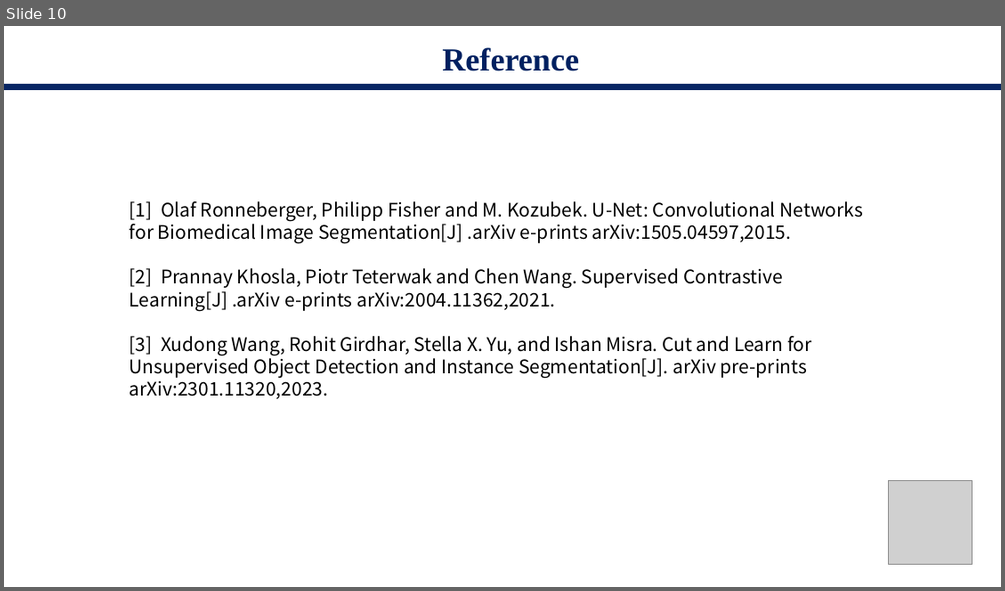
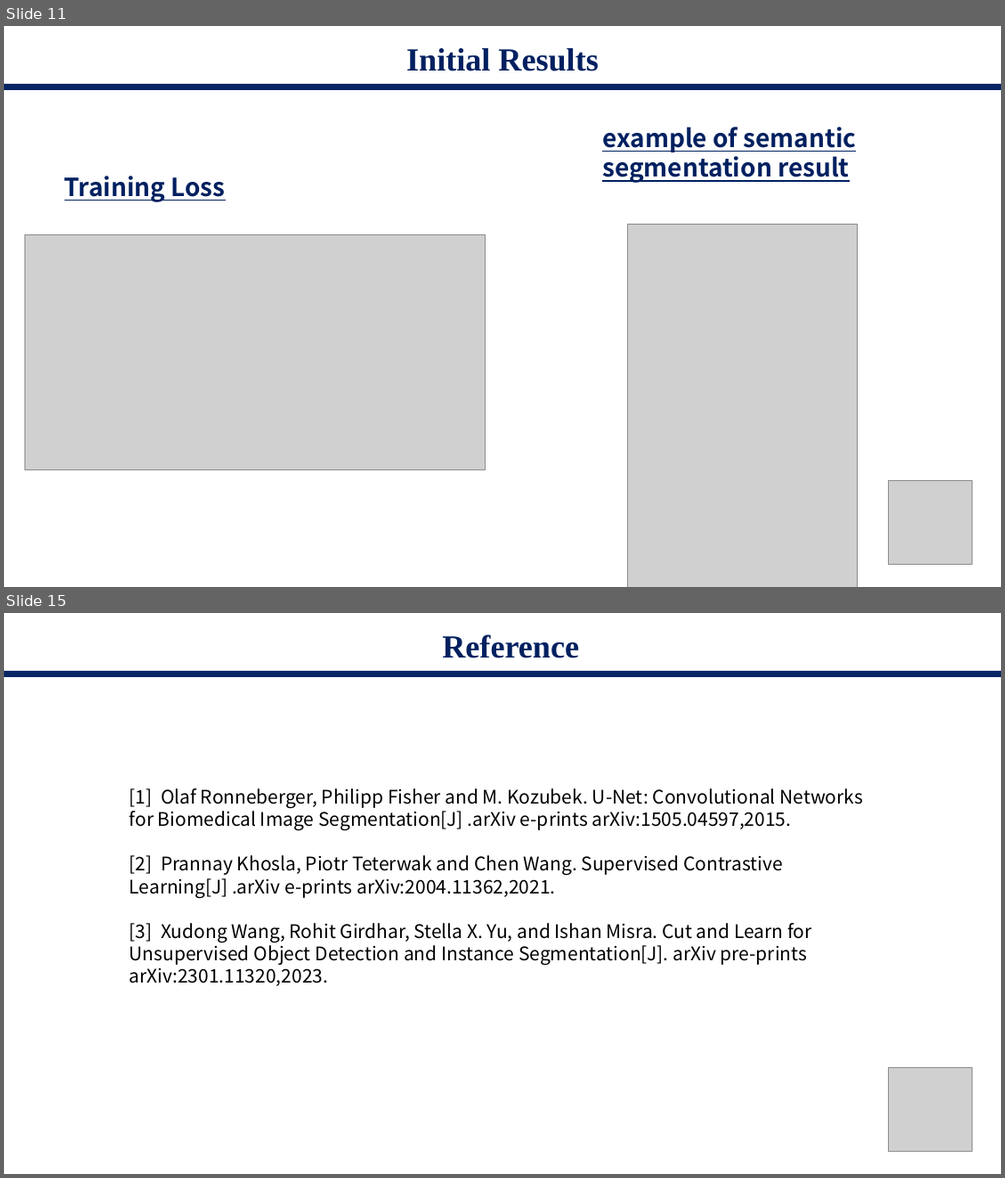
Before and after one commit to starga2er777/CS405_Project_SUSTech, a slide deck: proposal.pptx. Shown one above the other, each under a label of ours: slide 10 before the commit, slides 11 and 15 after it; the slides between them are not shown. The pictures are 1005x591 and 1005x1178 pixels, drawn with LibreOffice and Linux fonts; fonts in the diff are those of the drawing; grey boxes stand for pictures. Boxes give left, top, right and bottom in pixels: in the first picture for what was removed or moved away, otherwise in the second. Text is boxed around its words. In the diff, an @@ line names an element or a change of style, - is before the commit and + after.

```diff
--- a/proposal.pptx
+++ b/proposal.pptx
@@ slide 11 added at box(4, 26, 1001, 587), background #FFFFFF @@
@@ title added at box(406, 48, 598, 71), 31 pt, text #002060, bold @@
+Initial Results
@@ rectangle added at box(4, 84, 1001, 89), fill #002060 at 97% opacity @@
@@ text added at box(602, 127, 857, 183), 24 pt, text #002060, bold, underline @@
+example of semantic segmentation result
@@ text added at box(65, 176, 226, 202), 24 pt, text #002060, bold, underline @@
+Training Loss
@@ picture added at box(25, 234, 485, 469) @@
@@ picture added at box(628, 224, 858, 587) @@
@@ picture added at box(888, 481, 971, 564) @@
@@ what was slide 10 is now slide 15 @@
```
Also in this commit, not shown: 7 slides changed, 7 other slides added, 3 slides removed, 2 other files.
